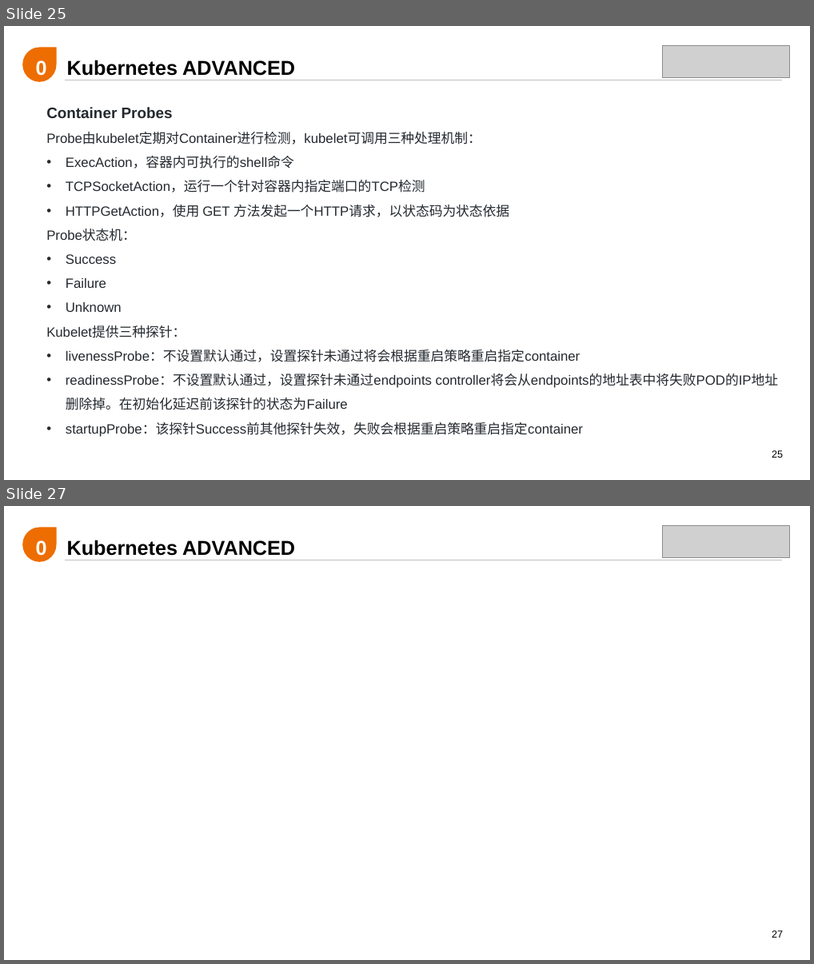
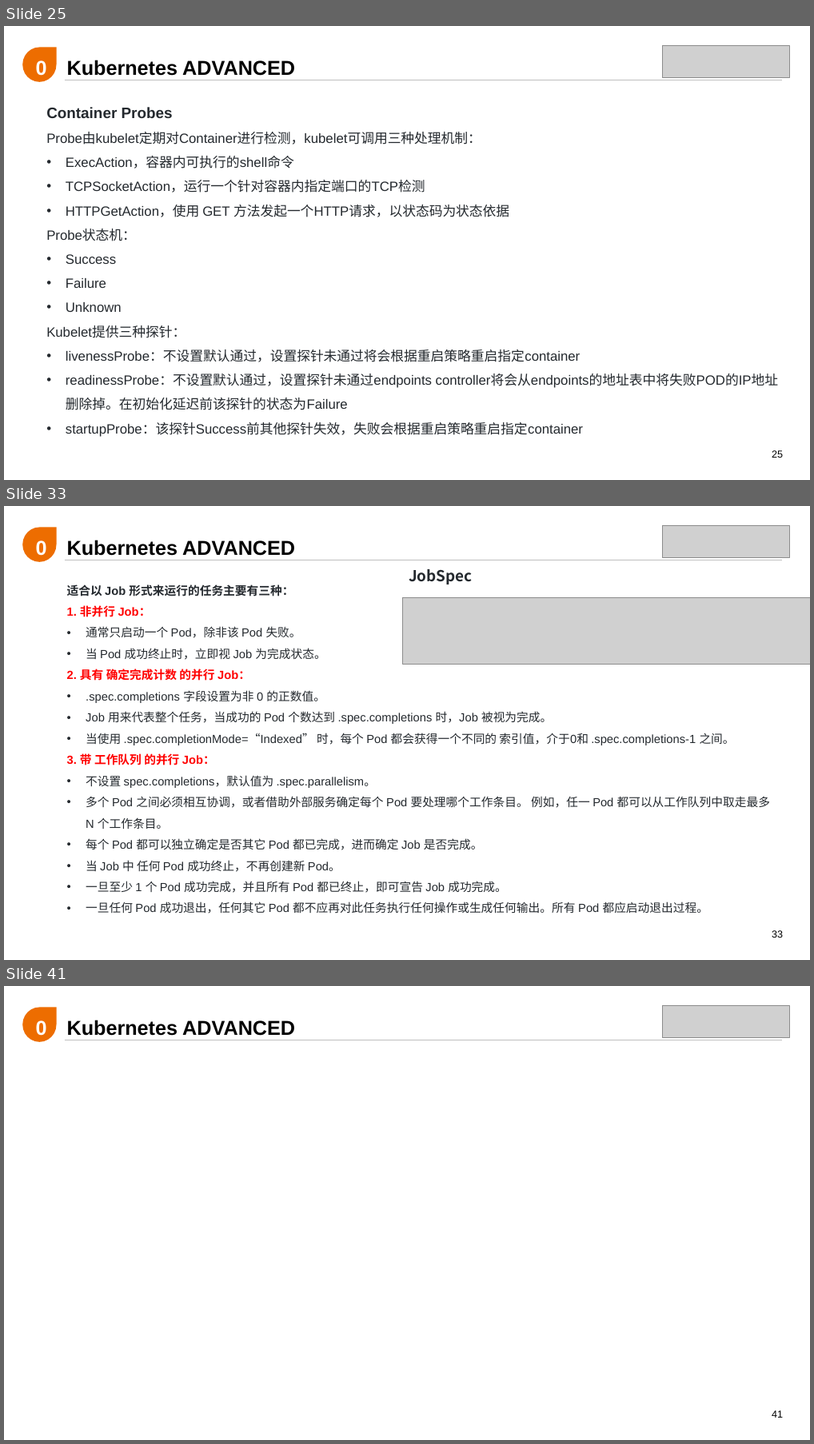
Before and after one commit to liamliu1986/kubecamp, a slide deck: 培训体系/002-Kubernetes,Containers Reborn/Kubernetes,Containers Reborn.pptx. Shown one above the other, each under a label of ours: slides 25 and 27 before the commit, slides 25, 33 and 41 after it; the slides between them are not shown. The pictures are 814x964 and 814x1444 pixels, drawn with LibreOffice and Linux fonts; fonts in the diff are those of the drawing; grey boxes stand for pictures. Boxes give left, top, right and bottom in pixels: in the first picture for what was removed or moved away, otherwise in the second. Text is boxed around its words. In the diff, an @@ line names an element or a change of style, - is before the commit and + after.

```diff
--- a/培训体系/002-Kubernetes,Containers Reborn/Kubernetes,Containers Reborn.pptx
+++ b/培训体系/002-Kubernetes,Containers Reborn/Kubernetes,Containers Reborn.pptx
@@ slide 33 added at (x1=4, y1=506, x2=810, y2=960), background #FFFFFF; not listed: 3 template elements that a slide beside it also shows @@
@@ text added at (x1=25, y1=525, x2=58, y2=560), 24 pt, text #FFFFFF, bold @@
+02
@@ picture added at (x1=662, y1=525, x2=790, y2=558) @@
@@ text added at (x1=67, y1=540, x2=295, y2=556), 24 pt, text #000000, bold @@
+Kubernetes ADVANCED
@@ text added at (x1=409, y1=569, x2=473, y2=584), 18 pt, text #24292E, bold @@
+JobSpec
@@ text added at (x1=67, y1=584, x2=770, y2=913), 14 pt, text #24292E @@
+适合以 Job 形式来运行的任务主要有三种：
+1. 非并行 Job：
+• 通常只启动一个 Pod，除非该 Pod 失败。
+• 当 Pod 成功终止时，立即视 Job 为完成状态。
+2. 具有 确定完成计数 的并行 Job：
+• .spec.completions 字段设置为非 0 的正数值。
+• Job 用来代表整个任务，当成功的 Pod 个数达到 .spec.completions 时，Job 被视为完成。
+• 当使用 .spec.completionMode=“Indexed” 时，每个 Pod 都会获得一个不同的 索引值，介于0和 .spec.completions-1 之间。
+3. 带 工作队列 的并行 Job：
+• 不设置 spec.completions，默认值为 .spec.parallelism。
+• 多个 Pod 之间必须相互协调，或者借助外部服务确定每个 Pod 要处理哪个工作条目。 例如，任一 Pod 都可以从工作队列中取走最多 N 个工作条目。
+• 每个 Pod 都可以独立确定是否其它 Pod 都已完成，进而确定 Job 是否完成。
+• 当 Job 中 任何 Pod 成功终止，不再创建新 Pod。
+• 一旦至少 1 个 Pod 成功完成，并且所有 Pod 都已终止，即可宣告 Job 成功完成。
+• 一旦任何 Pod 成功退出，任何其它 Pod 都不应再对此任务执行任何操作或生成任何输出。所有 Pod 都应启动退出过程。
@@ picture added at (x1=403, y1=597, x2=810, y2=664) @@
@@ what was slide 27 is now slide 41 @@
@@ page number at (x1=772, y1=1410, x2=783, y2=1417): text changed @@
-27
+41
```
Also in this commit, not shown: 1 slide changed, 14 other slides added.
